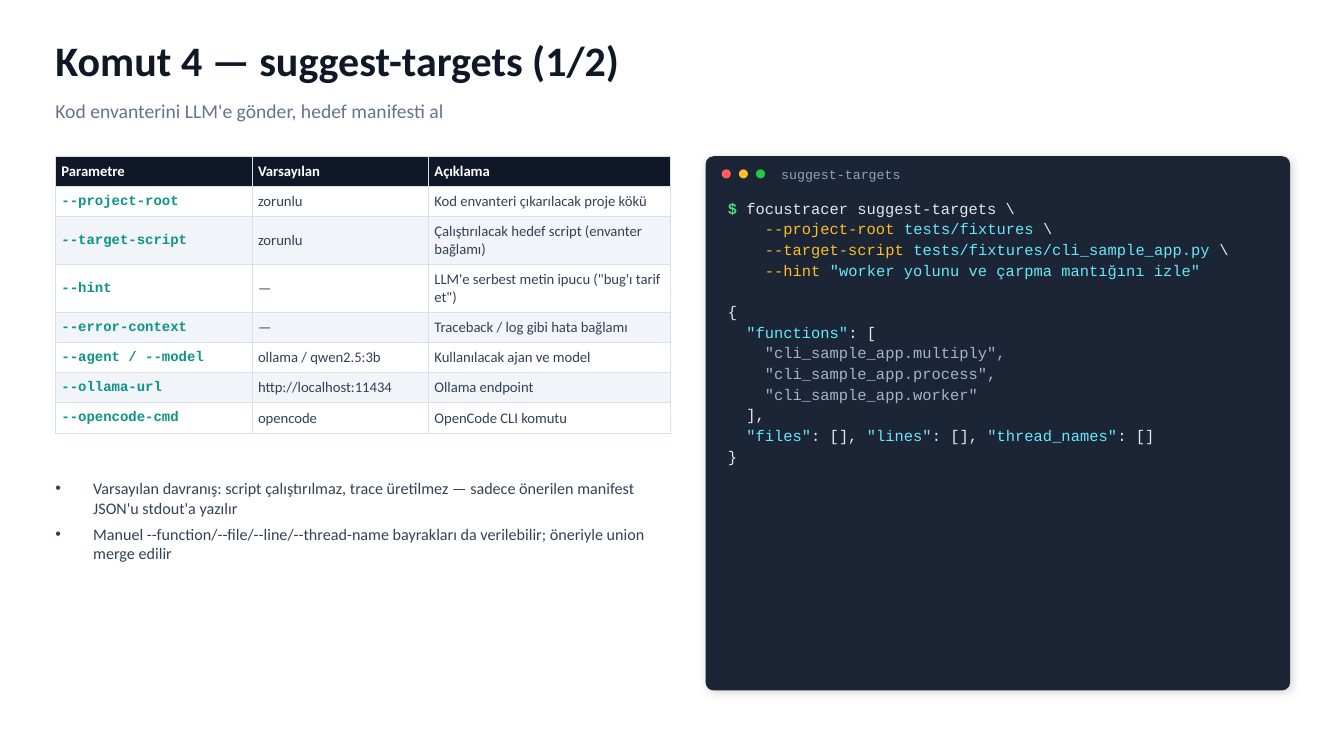
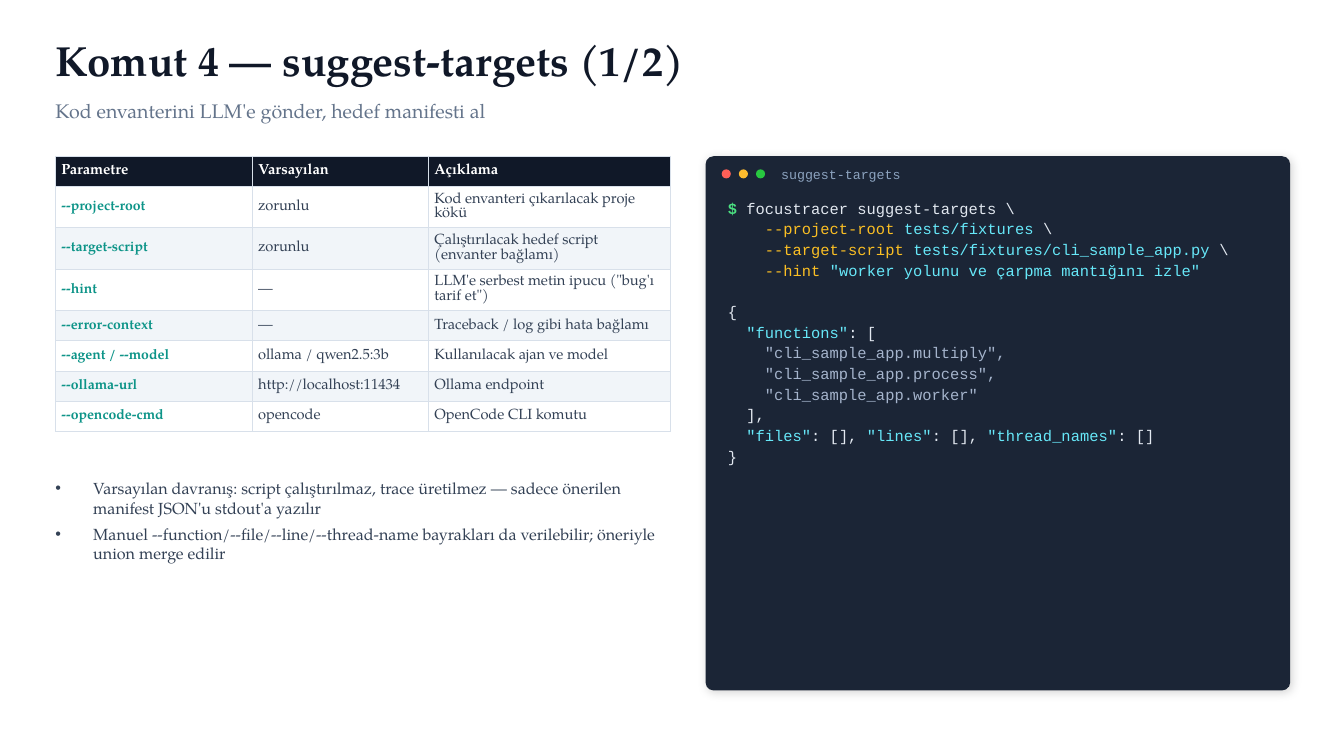
Before and after one commit to BitnetTR/focustracer, a slide deck: slide 21 of docs/FocusTracer_Sunum.pptx. Drawn at 1344x756 pixels with LibreOffice and Linux fonts; fonts in the diff are those of the drawing. Boxes give left, top, right and bottom in pixels: in the first picture for what was removed or moved away, otherwise in the second. Text is boxed around its words. In the diff, an @@ line names an element or a change of style, - is before the commit and + after.

```diff
--- a/docs/FocusTracer_Sunum.pptx
+++ b/docs/FocusTracer_Sunum.pptx
@@ table at (x1=55, y1=156, x2=670, y2=427) @@
@@ font Calibri to TeX Gyre Pagella in "Parametre", "Varsayılan", "Açıklama", "zorunlu" and 13 more places @@
@@ font Courier New to TeX Gyre Pagella in "--project-root", "--target-script", "--hint", "--error-context" and 3 more places @@
@@ font Calibri to TeX Gyre Pagella in 3 elements at (x1=55, y1=45, x2=684, y2=87), (x1=55, y1=104, x2=486, y2=124), (x1=93, y1=482, x2=655, y2=564) @@
```
Also in this commit, not shown: 3 other slides changed, 1 slide removed, 10 other files.
